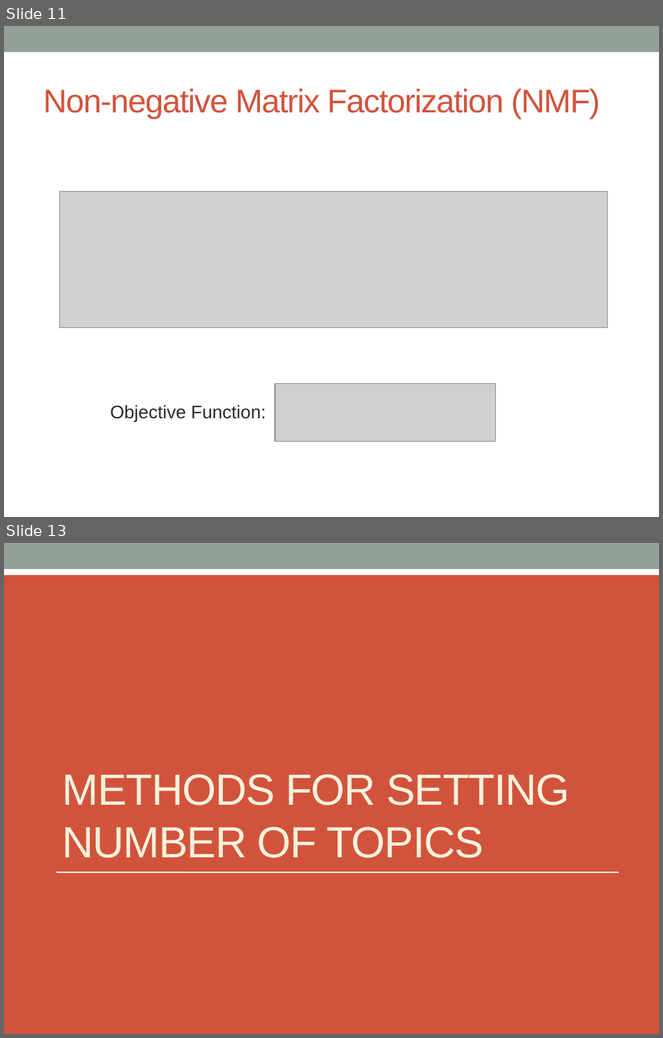
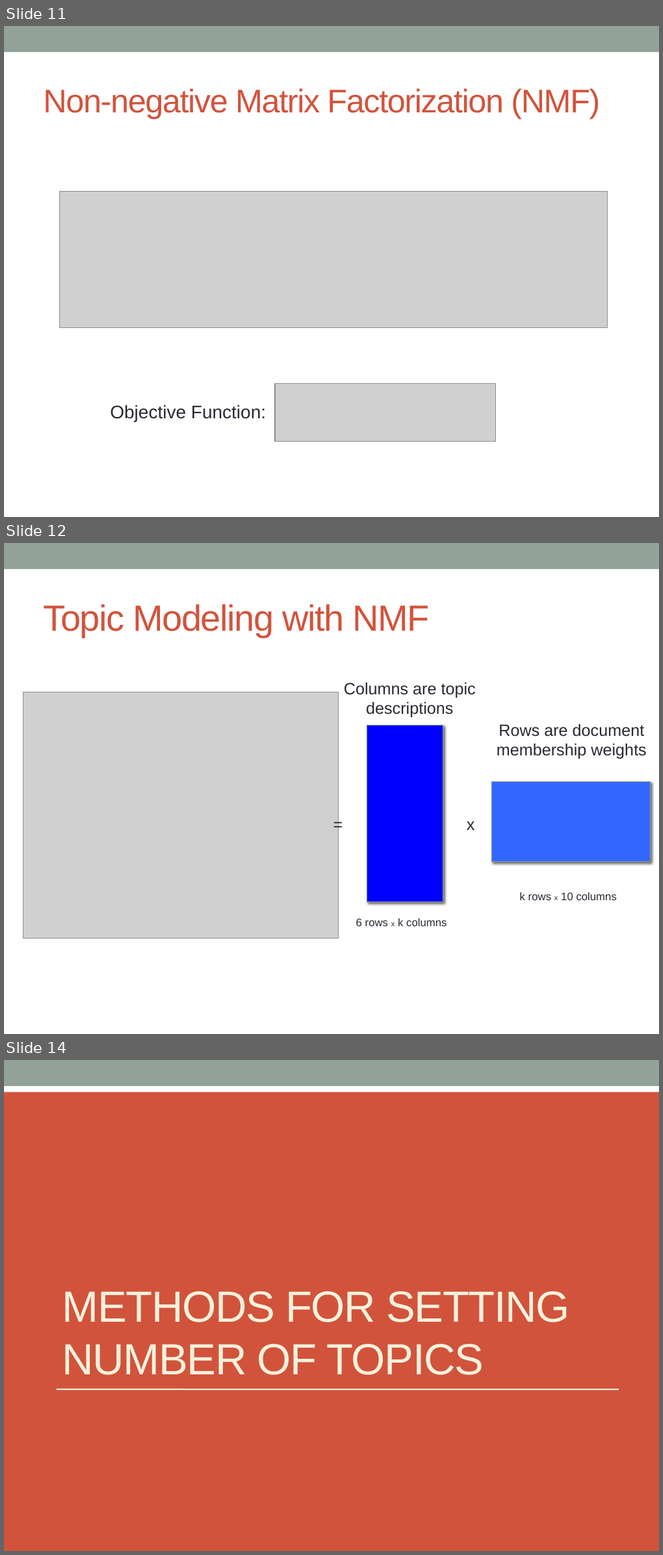
Before and after one commit to markheimann/Bayesian-ML, a slide deck: BMML_Presentation.pptx. Shown one above the other, each under a label of ours: slides 11 and 13 before the commit, slides 11, 12 and 14 after it; the slides between them are not shown. The pictures are 663x1038 and 663x1555 pixels, drawn with LibreOffice and Linux fonts; fonts in the diff are those of the drawing; grey boxes stand for pictures. Boxes give left, top, right and bottom in pixels: in the first picture for what was removed or moved away, otherwise in the second. Text is boxed around its words. In the diff, an @@ line names an element or a change of style, - is before the commit and + after.

```diff
--- a/BMML_Presentation.pptx
+++ b/BMML_Presentation.pptx
@@ slide 12 added at (4,543,659,1034), background #FFFFFF; not listed: 1 template element that a slide beside it also shows @@
@@ title added at (43,604,430,637), 40 pt, text #D2533C @@
+Topic Modeling with NMF
@@ picture added at (24,693,339,939) @@
@@ text added at (344,682,476,718), 18 pt, text #292934 @@
+Columns are topic descriptions
@@ rectangle added at (367,725,443,902), fill #0000FF, outline #93A299 0.75 pt @@
@@ text added at (497,724,646,759), 18 pt, text #292934 @@
+Rows are document membership weights
@@ rectangle added at (492,782,651,862), fill #3366FF, outline #93A299 0.75 pt @@
@@ text added at (327,811,350,837), 18 pt, text #292934 @@
+=
@@ text added at (467,821,475,830), 18 pt, text #292934 @@
+x
@@ text added at (520,893,617,901), 12 pt, text #292934 @@
+k rows x 10 columns
@@ text added at (356,919,447,927), 12 pt, text #292934 @@
+6 rows x k columns
@@ what was slide 13 is now slide 14 @@
```
Also in this commit, not shown: 1 slide changed.
